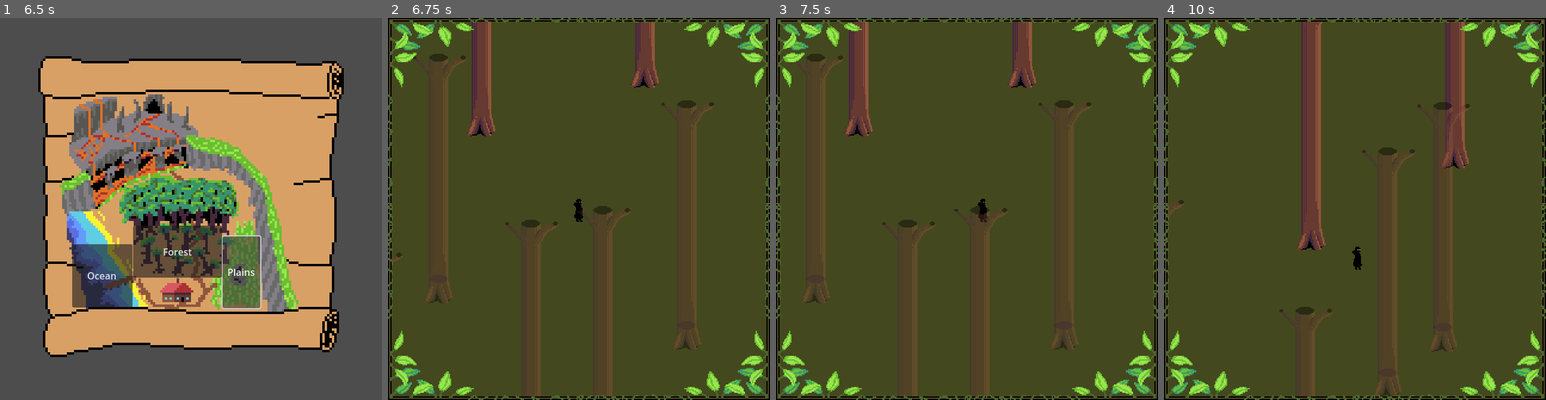
Above: before the commit, frames 1-4 (left to right).
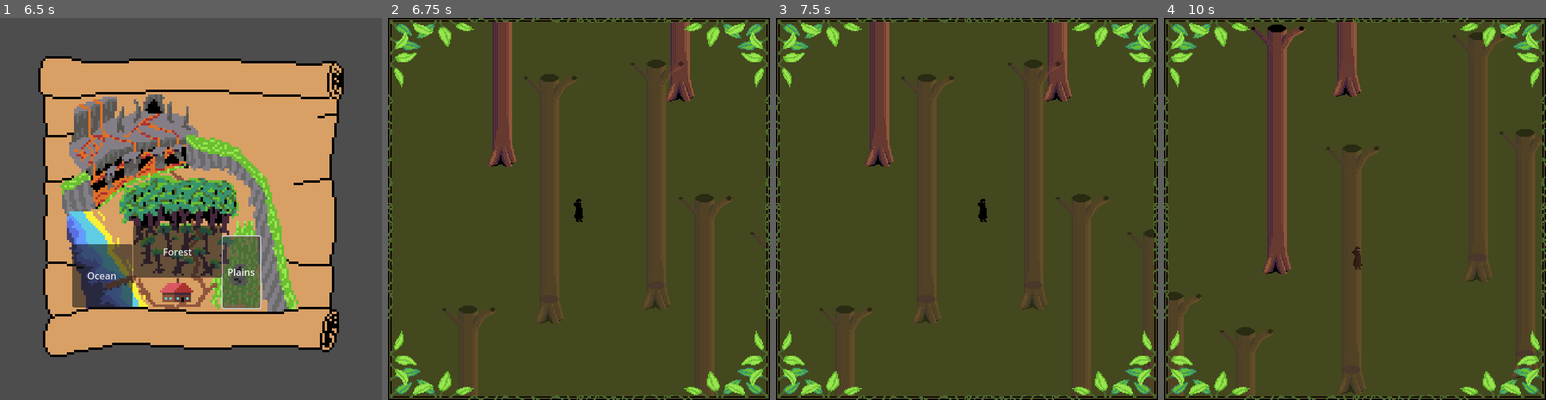
Above: after the commit, the same moments.

Repository: MariuszAKS/Alchemical-Expedition
Game: Godot game, scene res://scenes/game.tscn
Two runs of this game, one before a commit and one after it. Both use one fixed random seed, a clock stepped at 60 frames per second and the inputs below.
Inputs:
- Up to frame 1 (6.5 s): tap Enter at 0.5, 3.5 s; hold D (move_right) 0.53-1.28 s; tap Shift (move_dash) at 0.6, 1.55, 2.1, 2.85, 3.8, 4.35, 5.1 s; hold S (move_down) 1.28-2.03 s; tap Space (attack) at 1.35, 2, 3.6 s; hold D (move_right) 2.03-2.78 s; hold W (move_up) 2.78-3.53 s; hold A (move_left) 3.53-5.03 s; hold S (move_down) 5.03-5.75 s; click "Plains" at 5.75 s
- Up to frame 2 (6.75 s): click "Forest" at 6.5 s
- Up to frame 3 (7.5 s): tap Space (attack) at 7.25, 7.35 s; hold D (move_right) from 7.28 s (still down)
- Up to frame 4 (10 s): tap Shift (move_dash) at 7.55, 8.1, 8.85, 9.8 s; release D (move_right) at 8.03 s; hold W (move_up) 8.03-8.78 s; hold D (move_right) 8.78-9.53 s; hold S (move_down) from 9.53 s (still down); tap Space (attack) at 9.6 s

Frame 1 is identical in both runs. In frame 2, 11% of the frame differs, in the area x 0-96%, y 0-100%; in frame 3, 11%; in frame 4, 15%, in the area x 0-100%, y 0-100%.

Commit message:
Added boars (states, spawn in forest)

Diff:
--- /dev/null
+++ b/scenes/boar.tscn
@@ -0,0 +1,56 @@
+[gd_scene load_steps=5 format=3 uid="uid://ccj4ptjyqj0q3"]
+
+[ext_resource type="Texture2D" uid="uid://blbp1hhfxex5b" path="res://art/boar.png" id="1_82tqf"]
+[ext_resource type="Script" path="res://scripts/boar.gd" id="1_nw32a"]
+
+[sub_resource type="CapsuleShape2D" id="CapsuleShape2D_yak71"]
+radius = 4.0
+
+[sub_resource type="CapsuleShape2D" id="CapsuleShape2D_lhh7g"]
+radius = 200.0
+height = 500.0
+
+[node name="Boar" type="CharacterBody2D"]
+collision_layer = 0
+collision_mask = 256
+script = ExtResource("1_nw32a")
+
+[node name="CollisionShape2D" type="CollisionShape2D" parent="."]
+rotation = 1.5708
+shape = SubResource("CapsuleShape2D_yak71")
+
+[node name="Sprite2D" type="Sprite2D" parent="."]
+texture = ExtResource("1_82tqf")
+offset = Vector2(0, -28)
+
+[node name="DetectionArea" type="Area2D" parent="."]
+collision_layer = 0
+
+[node name="CollisionShape2D" type="CollisionShape2D" parent="DetectionArea"]
+rotation = 1.5708
+shape = SubResource("CapsuleShape2D_lhh7g")
+
+[node name="WanderTimer" type="Timer" parent="."]
+wait_time = 5.0
+one_shot = true
+autostart = true
+
+[node name="PrepareChargeTimer" type="Timer" parent="."]
+one_shot = true
+
+[node name="MaxChargeTimer" type="Timer" parent="."]
+
+[node name="ChargeCooldownTimer" type="Timer" parent="."]
+wait_time = 2.0
+one_shot = true
+
+[node name="MemoryTimer" type="Timer" parent="."]
+one_shot = true
+
+[connection signal="body_entered" from="DetectionArea" to="." method="_spot_target"]
+[connection signal="body_exited" from="DetectionArea" to="." method="_stop_seeing_target"]
+[connection signal="timeout" from="WanderTimer" to="." method="_change_wandering_direction"]
+[connection signal="timeout" from="PrepareChargeTimer" to="." method="_finish_preparing_charge"]
+[connection signal="timeout" from="MaxChargeTimer" to="." method="_finish_charge"]
+[connection signal="timeout" from="ChargeCooldownTimer" to="." method="_start_preparing_charge"]
+[connection signal="timeout" from="MemoryTimer" to="." method="_forget_target"]
--- a/scenes/locations/forest.tscn
+++ b/scenes/locations/forest.tscn
@@ -12,6 +12,9 @@
 position = Vector2(0, 0)
 
 [node name="TreesContainer" type="Node2D" parent="."]
+y_sort_enabled = true
+
+[node name="BoarsContainer" type="Node2D" parent="."]
 y_sort_enabled = true
 
 [node name="Floor" type="CanvasLayer" parent="."]
--- /dev/null
+++ b/scripts/boar.gd
@@ -0,0 +1,125 @@
+extends CharacterBody2D
+
+
+enum State {WANDER, PREPARE_CHARGE, CHARGE, FINISH_CHARGE, STUNNED}
+
+const WALK_VELOCITY = 50.0
+const CHARGE_VELOCITY = 300.0
+
+@onready var wander_timer:Timer = get_node("WanderTimer")
+@onready var prepare_charge_timer:Timer = get_node("PrepareChargeTimer")
+@onready var max_charge_timer:Timer = get_node("MaxChargeTimer")
+@onready var charge_cooldown_timer:Timer = get_node("ChargeCooldownTimer")
+@onready var memory_timer:Timer = get_node("MemoryTimer")
+var direction:Vector2 = Vector2(1, 0)
+
+var boar_state:State = State.WANDER
+var state_changed:bool = false
+
+var target:Node2D = null
+var charging:bool = false
+
+
+func _process(delta):
+	if boar_state == State.WANDER:
+		velocity = direction * WALK_VELOCITY
+		move_and_slide()
+
+	elif boar_state == State.CHARGE:
+		velocity = direction * CHARGE_VELOCITY
+		var collision = move_and_collide(velocity * delta)
+
+		if collision:
+			_finish_charge()
+
+	else:
+		direction = (target.position - position).normalized()
+
+
+func _change_state(new_state:State):
+	_exit_state(boar_state)
+	_enter_state(new_state)
+
+
+func _exit_state(current_state:State):
+	if current_state == State.WANDER:
+		wander_timer.stop()
+
+	elif current_state == State.PREPARE_CHARGE:
+		prepare_charge_timer.stop()
+		# stop animation for preparing charge
+
+	elif current_state == State.CHARGE:
+		max_charge_timer.stop()
+		# stop animation for charging
+
+	elif current_state == State.FINISH_CHARGE:
+		charge_cooldown_timer.stop()
+
+	elif current_state == State.STUNNED:
+		charge_cooldown_timer.stop()
+		# stop animation for stunned
+
+
+func _enter_state(new_state:State):
+	if new_state == State.WANDER:
+		_change_wandering_direction()
+		# start animation for wandering
+
+	elif new_state == State.PREPARE_CHARGE:
+		prepare_charge_timer.wait_time = 0.5 + randf() / 2.0
+		prepare_charge_timer.start()
+		# start animation for preparing charge (kopytkiem kop)
+
+	elif new_state == State.CHARGE:
+		max_charge_timer.wait_time = 1.0 + randf()
+		max_charge_timer.start()
+		# start animation for charging
+
+	elif new_state == State.FINISH_CHARGE:
+		charge_cooldown_timer.wait_time = 0.5 + randf() / 2.0
+		charge_cooldown_timer.start()
+		# start animation for tired
+
+	elif new_state == State.STUNNED:
+		charge_cooldown_timer.wait_time = 2.0 + randf()
+		charge_cooldown_timer.start()
+		# start animation for stunned
+
+	boar_state = new_state
+
+
+func _change_wandering_direction():
+	direction = Vector2(randf() * 2.0 - 1.0, randf() * 2.0 - 1.0).normalized()
+	wander_timer.wait_time = 2.0 + randf()
+	wander_timer.start()
+
+
+func _spot_target(body:Node2D):
+	target = body
+	# start animation for spotting (opened eye)
+
+	_change_state(State.PREPARE_CHARGE)
+
+func _stop_seeing_target(_body:Node2D):
+	memory_timer.start()
+	# start animation for spotting (closed eye)
+
+func _forget_target():
+	target = null
+	# start animation for forgetting (question mark)
+
+	_change_state(State.WANDER)
+
+
+func _finish_preparing_charge():
+	_change_state(State.CHARGE)
+
+func _finish_charge():
+	_change_state(State.FINISH_CHARGE)
+
+func _finish_cooldown():
+	_change_state(State.PREPARE_CHARGE)
+
+func _hit_obstacle():
+	_change_state(State.STUNNED)
--- a/scripts/forest.gd
+++ b/scripts/forest.gd
@@ -2,22 +2,23 @@
 
 
 var tree_scene:PackedScene = preload("res://scenes/tree.tscn")
+var boar_scene:PackedScene = preload("res://scenes/boar.tscn")
 
 @onready var trees_container:Node2D = get_node("TreesContainer")
+@onready var boars_container:Node2D = get_node("BoarsContainer")
 
+var player:CharacterBody2D
 var trees:Array[Node2D]
-var player:CharacterBody2D
+var boars:Array[CharacterBody2D]
 
 
 func _ready():
 	if trees == []:
-		trees = []
 		var tree
 
-		var rng = RandomNumberGenerator.new()
-		var pos_origin = Vector2(1, 1) * -2000.0
-		var pos_shift
-		var pos_random
+		var pos_origin:Vector2 = Vector2(1, 1) * -2000.0
+		var pos_shift:Vector2
+		var pos_random:Vector2
 
 		for x in range(20):
 			for y in range(20):
@@ -26,13 +27,35 @@
 				trees_container.add_child(tree)
 
 				pos_shift = Vector2(x, y) * 200.0
-				pos_random = (Vector2(rng.randf(), rng.randf()) * 160.0) + (Vector2(1, 1) * 20.0)
+				pos_random = (Vector2(randf(), randf()) * 160.0) + (Vector2(1, 1) * 20.0)
 				tree.position = pos_origin + pos_shift + pos_random
+
+	if boars == []:
+		var boar
+
+		var pos_origin:Vector2
+		var range_min:float = -1500
+		var range_max:float = 1500
+		var pos_shift:Vector2
+		var shift_min:float = -50
+		var shift_max:float = 50
+
+		for herd in range(8):
+			pos_origin = Vector2(randf_range(range_min, range_max), randf_range(range_min, range_max))
+
+			for member in range(4):
+				boar = boar_scene.instantiate()
+				boars.append(boar)
+				boars_container.add_child(boar)
+
+				pos_shift = Vector2(randf_range(shift_min, shift_max), randf_range(shift_min, shift_max))
+				boar.position = pos_origin + pos_shift
+
 
 func _enter_tree():
 	player = get_node("Player")
 
-func _process(delta):
+func _process(_delta):
 	for tree in trees:
 		if tree.position.y > player.position.y:
 			tree.modulate.a = 0.4
--- a/scripts/player.gd
+++ b/scripts/player.gd
@@ -1,4 +1,6 @@
 extends CharacterBody2D
+
+class_name Player
 
 
 const MOVE_VELOCITY = 150.0
@@ -35,7 +37,7 @@
 func _movement(delta):
 	var new_direction = Input.get_vector("move_left", "move_right", "move_up", "move_down").normalized()
 
-	if Input.is_action_just_pressed("move_dash"):
+	if can_move && Input.is_action_just_pressed("move_dash"):
 		velocity = direction * DASH_VELOCITY
 		can_move = false
 		dash_timer.start()
Binary file added: art/boar.png
Not shown, added: art/boar.png.import
